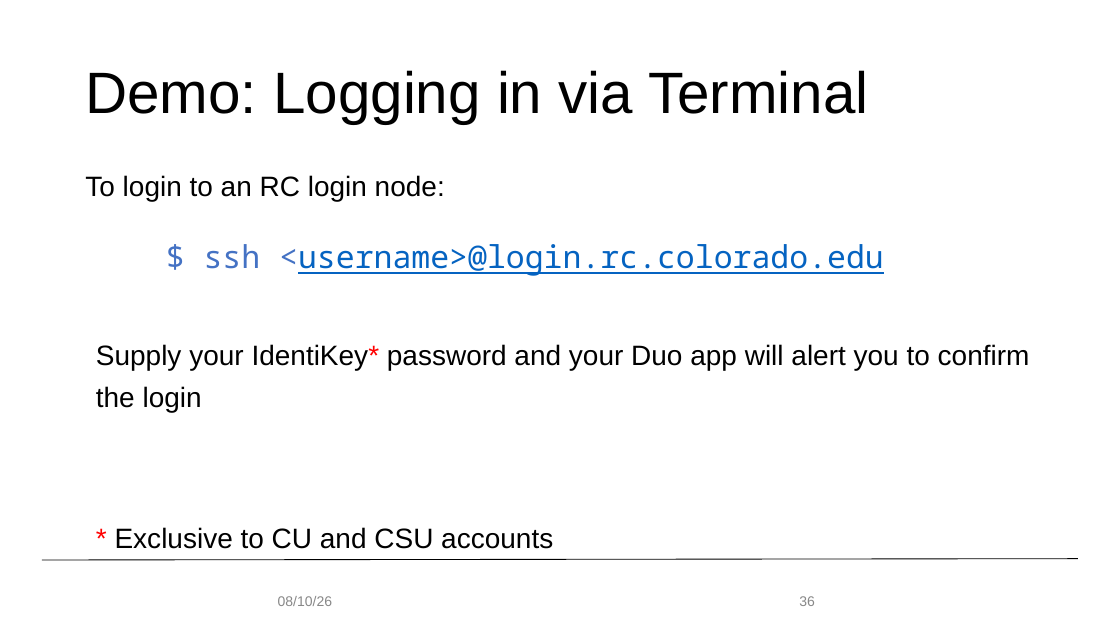
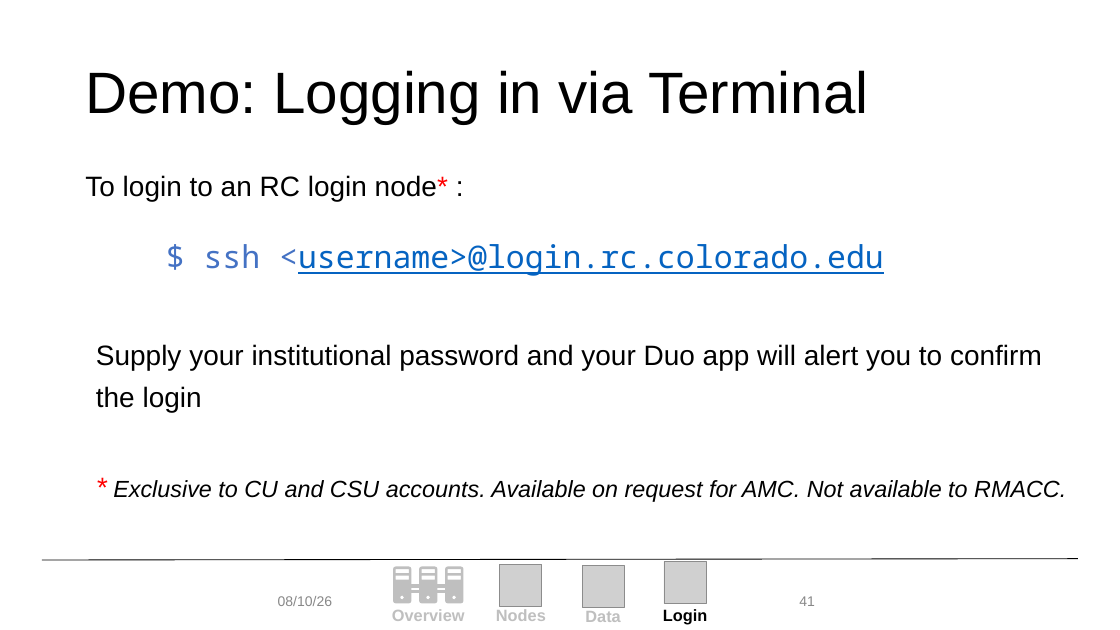
Before and after one commit to b-reyes/hpc_fundamentals_micro_credential, a slide deck: slide 41 of getting_familiar_rc/getting_familiar_rc.pptx (slide 36 before the commit). Drawn at 1120x630 pixels with LibreOffice and Linux fonts; fonts in the diff are those of the drawing; grey boxes stand for pictures; background and template pictures are left out. Boxes give left, top, right and bottom in pixels: in the first picture for what was removed or moved away, otherwise in the second. Text is boxed around its words. In the diff, an @@ line names an element or a change of style, - is before the commit and + after.

```diff
--- a/getting_familiar_rc/getting_familiar_rc.pptx
+++ b/getting_familiar_rc/getting_familiar_rc.pptx
@@ text at (x1=85, y1=175, x2=448, y2=201): text changed @@
-To login to an RC login node:
+To login to an RC login node* :
@@ text at (x1=96, y1=344, x2=1066, y2=502): text changed; italic on @@
-Supply your IdentiKey* password and your Duo app will alert you to confirm the login
-* Exclusive to CU and CSU accounts
+Supply your institutional password and your Duo app will alert you to confirm the login
+* Exclusive to CU and CSU accounts. Available on request for AMC. Not available to RMACC.
@@ page number at (x1=799, y1=596, x2=815, y2=606): text changed @@
-36
+41
@@ group added at (x1=392, y1=562, x2=707, y2=625): 4 texts, 3 pictures, 3 freeform shapes, 1 rectangle @@
+Login
+Overview
+Nodes
+Data
```
Also in this commit, not shown: 24 other slides changed, 18 slides added, 18 slides removed, 1 other file.
